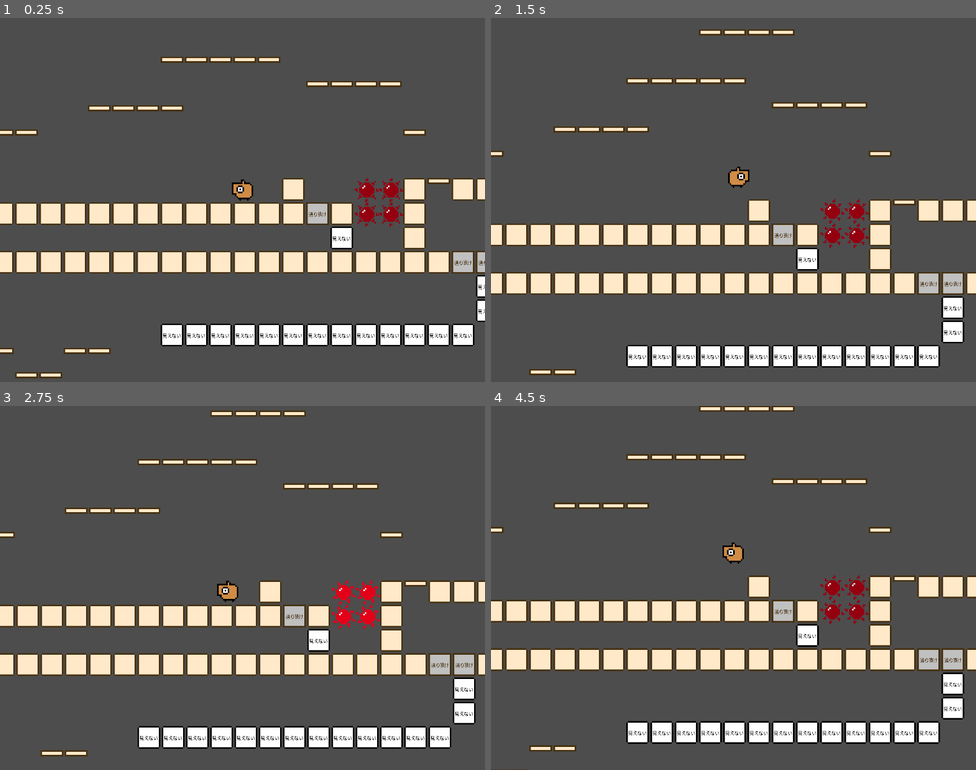
Above: before the commit, frames 1-4 (two rows, left to right).
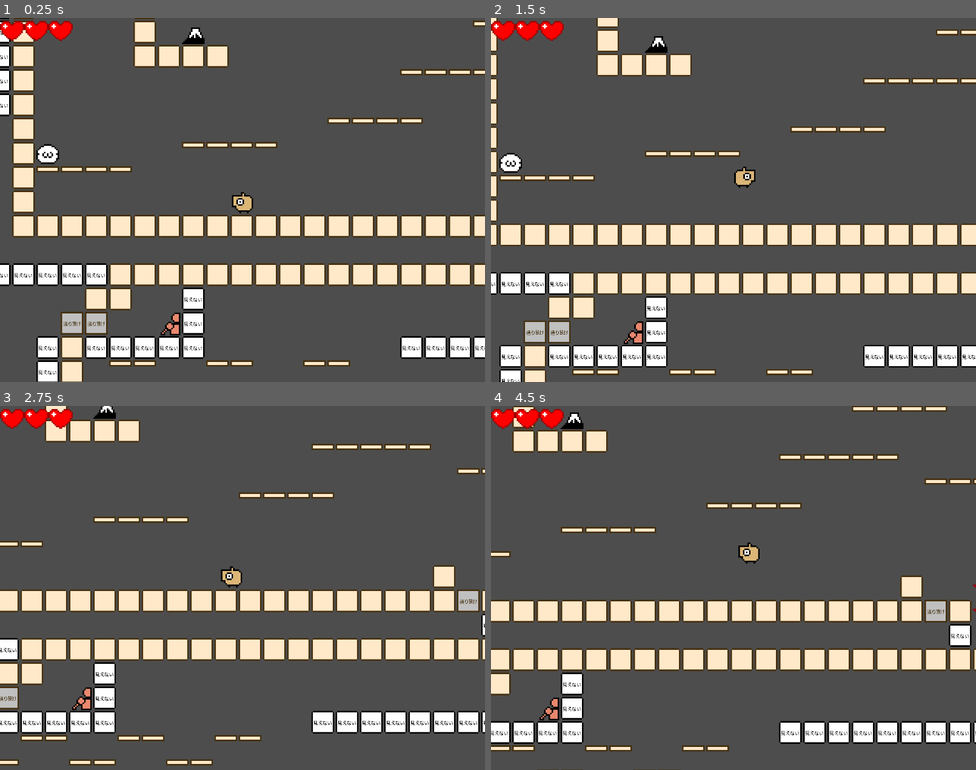
Above: after the commit, the same moments.

Repository: syun77/gd_ino
Game: Godot game, scene res://Main.tscn
The game is run twice, just before and just after one commit, with the same random seed, the same clock (stepped at 60 frames per second) and the same inputs.
Inputs (mouse positions are in pixels of both pictures, inside the frame that each line leads up to):
- Up to frame 1 (0.25 s): no input
- Up to frame 2 (1.5 s): move the mouse to (840, 181) at 0.52 s; hold Space (action) 0.53-1.28 s; hold Right (ui_right) from 0.53 s (still down); move the mouse to (636, 218) at 1.27 s; tap Space (action) at 1.35 s
- Up to frame 3 (2.75 s): move the mouse to (291, 507) at 2.02 s; release Right (ui_right) at 2.03 s; hold Left (ui_left) from 2.03 s (still down); hold Space (action) from 2.03 s (still down)
- Up to frame 4 (4.5 s): move the mouse to (709, 660) at 2.77 s; release Left (ui_left) at 2.78 s; release Space (action) at 2.78 s; hold Right (ui_right) 2.78-4.28 s; tap Space (action) at 2.85, 4.35 s; move the mouse to (879, 642) at 3.52 s; hold Space (action) 3.53-4.28 s; move the mouse to (588, 533) at 4.27 s; hold Left (ui_left) from 4.28 s (still down)

The runs differ from the first frame. In frame 1, 33% of the frame differs, in the area x 0-100%, y 0-100%; in frame 2, 23%; in frame 3, 32%; in frame 4, 21%.

Commit message:
HPの回復処理を実装

Diff:
--- a/gd_ino/Main.gd
+++ b/gd_ino/Main.gd
@@ -2,6 +2,14 @@
 # =================================
 # メインシーン.
 # =================================
+# ---------------------------------
+# const.
+# ---------------------------------
+enum eState {
+	READY, # げーむ　はじまる！
+	MAIN, # メインゲーム.
+	GAMEOVER, # げーむ　おわた。
+}
 
 # ---------------------------------
 # onready.
@@ -9,6 +17,7 @@
 @onready var _player = $Player
 @onready var _camera = $Camera2D
 @onready var _map = $TileMap
+@onready var _ui_health = $UILayer/UIHeath
 
 # ---------------------------------
 # private functions.
@@ -27,6 +36,8 @@
 func _physics_process(delta: float) -> void:
 	_player.update(delta)
 	_update_camera(false)
+	# UIの更新.
+	_update_ui()
 
 ## カメラの位置を更新.
 func _update_camera(is_warp:bool) -> void:
@@ -35,3 +46,7 @@
 		# TODO: カメラワープは未実装.
 		_camera.position_smoothing_enabled = false
 	_camera.position = _player.position
+
+## UIの更新.
+func _update_ui() -> void:
+	_ui_health.set_hp(_player.hp, _player.max_hp)
--- a/gd_ino/Main.tscn
+++ b/gd_ino/Main.tscn
@@ -1,9 +1,10 @@
-[gd_scene load_steps=5 format=3 uid="uid://du8efh526uic6"]
+[gd_scene load_steps=6 format=3 uid="uid://du8efh526uic6"]
 
 [ext_resource type="TileSet" uid="uid://bp36hrub7ev2g" path="res://assets/tiles/tile_set.tres" id="1_7akfr"]
 [ext_resource type="Script" path="res://Main.gd" id="1_q18xd"]
 [ext_resource type="PackedScene" uid="uid://b8l4gx0hk4ule" path="res://src/player/Player.tscn" id="2_rjip2"]
 [ext_resource type="AudioStream" uid="uid://vih3euxe7q6c" path="res://assets/sound/ino1.ogg" id="4_fwcs8"]
+[ext_resource type="PackedScene" uid="uid://b4l2qr5ybm4ju" path="res://src/ui/UIHealth.tscn" id="5_nt1as"]
 
 [node name="Main" type="Node2D"]
 script = ExtResource("1_q18xd")
@@ -14,10 +15,14 @@
 layer_0/tile_data = PackedInt32Array(1, 4, 0, 2, 4, 0, 3, 4, 0, 4, 4, 0, 65537, 4, 0, 131073, 4, 0, 65540, 4, 0, 131076 …(29761 unchanged characters)…
 
 [node name="Player" parent="." instance=ExtResource("2_rjip2")]
-position = Vector2(1624, 1136)
+position = Vector2(992, 1088)
 
 [node name="Camera2D" type="Camera2D" parent="."]
 position_smoothing_enabled = true
 
 [node name="BGM" type="AudioStreamPlayer" parent="."]
 stream = ExtResource("4_fwcs8")
+
+[node name="UILayer" type="CanvasLayer" parent="."]
+
+[node name="UIHeath" parent="UILayer" instance=ExtResource("5_nt1as")]
--- a/gd_ino/project.godot
+++ b/gd_ino/project.godot
@@ -26,6 +26,10 @@
 window/size/viewport_height=960
 window/stretch/mode="viewport"
 
+[editor]
+
+movie_writer/movie_file="movie.avi"
+
 [input]
 
 action={
--- a/gd_ino/src/common/Common.gd
+++ b/gd_ino/src/common/Common.gd
@@ -6,13 +6,14 @@
 # ----------------------------------------
 # consts
 # ----------------------------------------
+# 同時再生可能なサウンドの数.
 const MAX_SOUND = 8
 
 ## コリジョンレイヤー.
 enum eCollisionLayer {
-	PLAYER = 1,
-	WALL = 2,
-	ONEWAY = 3,
+	PLAYER = 1, # プレイヤー.
+	WALL = 2, # 壁・床.
+	ONEWAY = 3, # 一方通行床.
 }
 
 # ----------------------------------------
@@ -25,7 +26,7 @@
 var _player:Player = null
 var _snds:Array = []
 var _snd_tbl = {
-	"damage" : "res://assets/sound/damage.wav",
+	"damage": "res://assets/sound/damage.wav",
 	"heal": "res://assets/sound/heal.wav",
 	"itemget2": "res://assets/sound/itemget2.wav",
 	"itemget": "res://assets/sound/itemget.wav",
@@ -67,6 +68,7 @@
 	_layers = layers
 	_player = player
 	_camera = camera
+	# AudioStreamPlayerをあらかじめ作っておく.
 	for i in range(MAX_SOUND):
 		var snd = AudioStreamPlayer.new()
 		#snd.volume_db = -4
--- a/gd_ino/src/common/Config.gd
+++ b/gd_ino/src/common/Config.gd
@@ -8,6 +8,8 @@
 
 # ---------------------------------
 @export_category("プレイヤー")
+## 初期HP.
+@export var hp_init = 3
 ## 移動速度.
 @export var move_speed = 400.0#2.0
 ## 地面での加速係数.
--- a/gd_ino/src/player/Player.gd
+++ b/gd_ino/src/player/Player.gd
@@ -38,9 +38,12 @@
 var _stomp_tile = Map.eType.NONE
 ## ダメージ処理フラグ.
 var _is_damage = false
-
-# ---------------------------------
-# private functions.
+## 回復時間.
+var _timer_recovery = 0.0
+
+
+# ---------------------------------
+# public functions.
 # ---------------------------------
 ## 更新.
 func update(delta: float) -> void:
@@ -50,6 +53,9 @@
 	if _timer_muteki > 0:
 		_timer_muteki -= delta
 
+	# HP回復処理.
+	_update_recovery(delta)
+
 	# 移動処理.
 	_update_moving()
 
@@ -64,6 +70,27 @@
 
 	# デバッグ用更新.
 	#_update_debug()
+
+# ---------------------------------
+# private functions.
+# ---------------------------------
+func _ready() -> void:
+	hp = _config.hp_init
+	max_hp = hp
+
+## HP回復処理.
+func _update_recovery(delta:float) -> void:
+	# HPが減っていたら回復処理.
+	if hp != max_hp:
+		_timer_recovery += delta
+		var v = _config.life_ratio
+		if _timer_recovery >= v:
+			# HP回復.
+			hp += 1
+			Common.play_se("heal")
+			_timer_recovery -= v
+	else:
+		_timer_recovery = 0
 
 ## 飛び降りフラグの設定.
 func _set_fall_through(b:bool) -> void:
@@ -83,6 +110,7 @@
 			velocity.y = -_config.jump_velocity
 			_timer_muteki = _config.muteki_time
 			Common.play_se("damage")
+			hp -= 1
 			return
 
 	# move_and_slide()で足元のタイルを判定したいので
@@ -233,3 +261,21 @@
 	_label.text = "stomp:%d"%_stomp_tile
 	_label.text += "\nis_floor:%s"%("true" if is_on_floor() else "false")
 	_label.text += "\n" + str(get_floor_normal())
+
+# ---------------------------------
+# properties.
+# ---------------------------------
+## HP.
+var hp:int = 0:
+	get:
+		return hp
+	set(v):
+		hp = v
+		if hp < 0:
+			hp = 0
+## 最大HP
+var max_hp:int = 0:
+	get:
+		return max_hp
+	set(v):
+		max_hp = v
--- /dev/null
+++ b/gd_ino/src/ui/UIHealth.gd
@@ -0,0 +1,42 @@
+extends Control
+
+# ひとまず最大10まで.
+const MAX_HP = 10
+
+@onready var _spr = $Health00
+
+var _spr_list:Array[Sprite2D] = []
+var _hp = 0
+var _max_hp = 0
+
+func set_hp(hp:int, max_hp:int) -> void:
+	_hp = hp
+	_max_hp = max_hp
+
+func _ready() -> void:
+	for i in range(MAX_HP):
+		var spr = Sprite2D.new()
+		spr.texture = _spr.texture
+		spr.centered = false
+		spr.position.x = i * spr.texture.get_width() / 2
+		spr.hframes = 2
+		spr.visible = false # 非表示.
+		_spr_list.append(spr)
+		add_child(spr)
+	_spr.visible = false # 使用しない.
+
+func _physics_process(_delta: float) -> void:
+	for i in range(MAX_HP):
+		var spr = _spr_list[i]
+		if i >= _max_hp:
+			# 表示不要.
+			spr.visible = false
+			continue
+
+		# 表示する.
+		spr.visible = true
+		if i < _hp:
+			# 残りHP.
+			spr.frame = 0
+		else:
+			spr.frame = 1
--- /dev/null
+++ b/gd_ino/src/ui/UIHealth.tscn
@@ -0,0 +1,18 @@
+[gd_scene load_steps=3 format=3 uid="uid://b4l2qr5ybm4ju"]
+
+[ext_resource type="Texture2D" uid="uid://btrts78164mbt" path="res://assets/images/health.png" id="1_2gy47"]
+[ext_resource type="Script" path="res://src/ui/UIHealth.gd" id="1_kneyp"]
+
+[node name="UIHealth" type="Control"]
+layout_mode = 3
+anchors_preset = 15
+anchor_right = 1.0
+anchor_bottom = 1.0
+grow_horizontal = 2
+grow_vertical = 2
+script = ExtResource("1_kneyp")
+
+[node name="Health00" type="Sprite2D" parent="."]
+texture = ExtResource("1_2gy47")
+centered = false
+hframes = 2
Binary file added: gd_ino/assets/images/health.png
Binary file changed: gd_ino/assets/images/player.png
